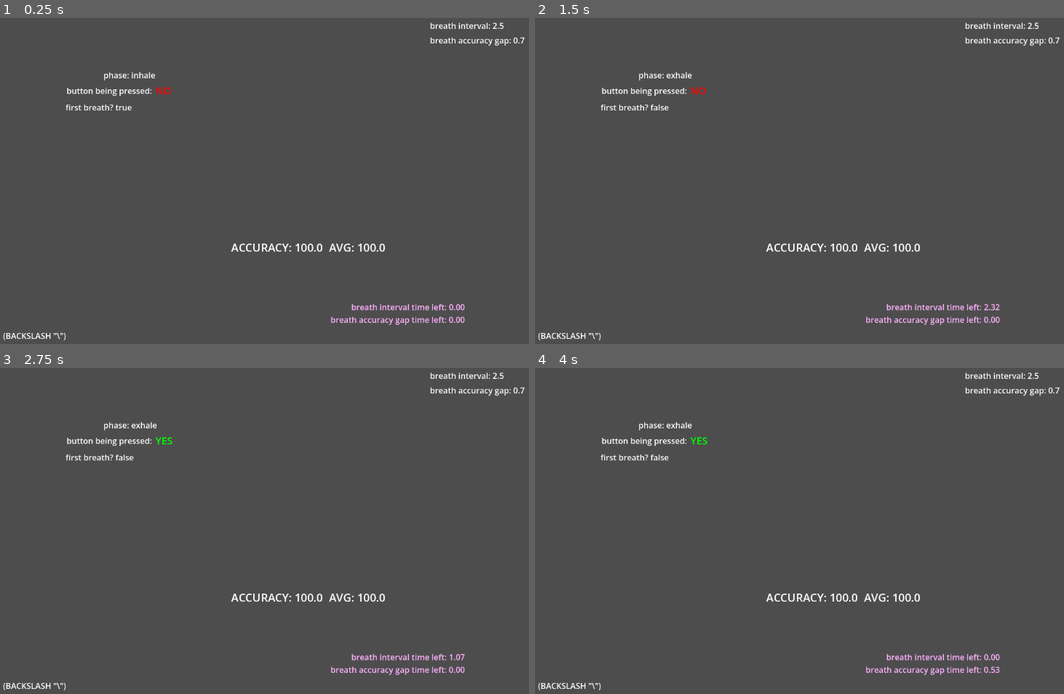
Above: before the commit, frames 1-4 (two rows, left to right).
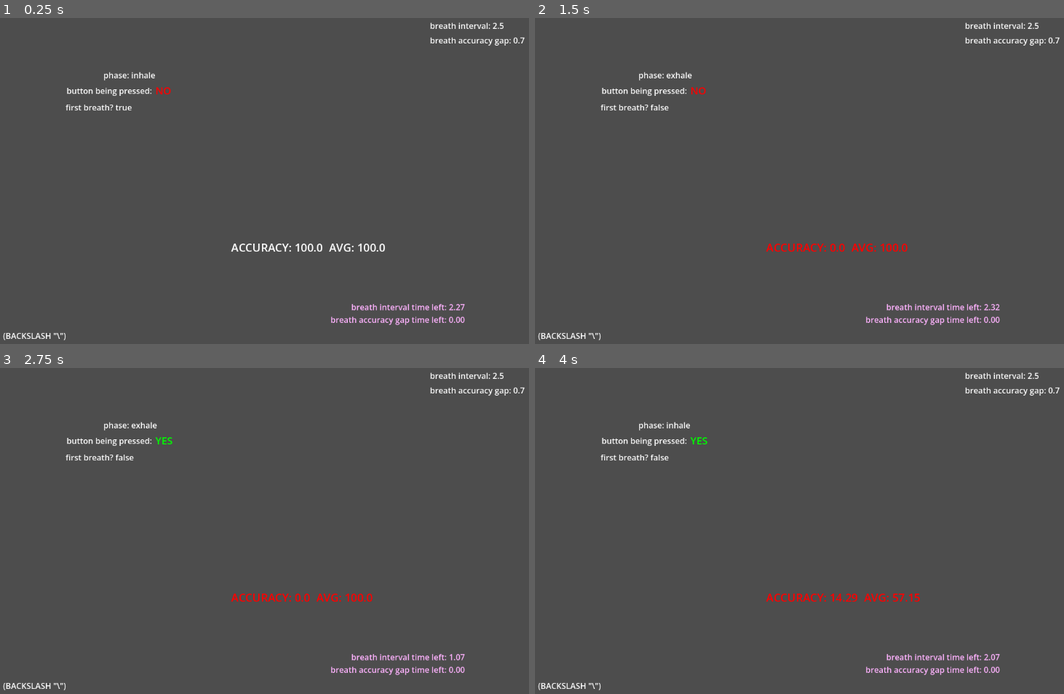
Above: after the commit, the same moments.

Repository: Xintegrate-Studios/cwu-breathing-mechanic
Game: Godot game, scene res://src/main/main.tscn
Two runs of this game, one before a commit and one after it. Both use one fixed random seed, a clock stepped at 60 frames per second and the inputs below.
Inputs:
- Up to frame 1 (0.25 s): no input
- Up to frame 2 (1.5 s): tap Enter at 0.5 s; hold Right 0.53-1.28 s; hold \ (input) 0.53-1.28 s; tap Space at 1.25 s; hold Down from 1.28 s (still down); tap \ (input) at 1.35 s
- Up to frame 3 (2.75 s): tap Enter at 2 s; release Down at 2.03 s; hold Right from 2.03 s (still down); hold \ (input) from 2.03 s (still down); tap Alt at 2.1 s
- Up to frame 4 (4 s): tap Space at 2.75 s; release Right at 2.78 s; release \ (input) at 2.78 s; hold Up 2.78-3.53 s; tap Shift at 2.85 s; tap \ (input) at 3.05 s; tap Enter at 3.5 s; hold Left from 3.53 s (still down); hold \ (input) from 3.53 s (still down)

The runs differ from the first frame. In frame 1, less than 0.1% of the frame differs, in the area x 84-88%, y 87-90%; in frame 2, 0.4%; in frame 3, 0.4%; in frame 4, 0.5%, in the area x 24-88%, y 16-94%.

Commit message:
more accuracy yh

Diff:
--- a/src/main/main.gd
+++ b/src/main/main.gd
@@ -8,16 +8,25 @@
 var hits_count : int = 0
 var cumulative_accuracy : float = 100.0
 
-var input_pressed : bool = false:
+var input_pressed: bool = false:
 	set(value):
 		input_pressed = value
-
 		if value:
 			$bool_buttonbeingpressed.modulate = Color(0.0, 1.0, 0.0, 1.0)
 			$bool_buttonbeingpressed.text = "YES"
 		else:
 			$bool_buttonbeingpressed.modulate = Color(1.0, 0.0, 0.0, 1.0)
 			$bool_buttonbeingpressed.text = "NO"
+
+# Track the accuracy window so we can compute accuracy even when
+# the player presses/releases before or after the Timer is running.
+var accuracy_window_active: bool = false
+var accuracy_window_start_ms: int = 0
+var accuracy_window_duration: float = 0.0
+var skip_next_accuracy: bool = false
+var skip_accuracy_threshold: float = 0.7
+# If the player is this factor * the ideal offset late, accuracy becomes 0.
+var late_zero_scale: float = 2.0
 
 func _process(_delta: float) -> void:
 	input_pressed = Input.is_action_pressed("input")
@@ -40,21 +49,51 @@
 		$infolbls/accuracy.modulate = Color(1.0, 1.0, 1.0, 1.0)
 
 
+func _ready() -> void:
+	# Start the breathing cycle automatically on scene ready.
+	$Timers/breath_interval.start()
+
+
 func _calculate_accuracy() -> float:
 	# Calculate accuracy as a percentage (0..100) based on how close
-	# the player's input was to the center of the accuracy window.
+	# the player's input time was to the center of the accuracy window.
 	# If it's the very first breath, return perfect score.
-	var t = $Timers/breath_accuracy_cap
 	if first_breath:
 		return 100.0
-	if t.wait_time <= 0.0:
-		return 0.0
-	var ideal = t.wait_time / 2.0
-	var tl = t.time_left
-	var dist = abs(tl - ideal)
-	var normalized = 0.0
-	if ideal > 0.0:
-		normalized = clamp(1.0 - (dist / ideal), 0.0, 1.0)
+
+	# Ensure we have a positive duration to measure against.
+	var duration = accuracy_window_duration
+	if duration <= 0.0:
+		return 0.0
+
+	var now_ms = Time.get_ticks_msec()
+	var center_ms = accuracy_window_start_ms + int(duration * 500.0)
+	var ideal_ms = int(duration * 500.0)
+	var dist_ms = abs(now_ms - center_ms)
+	if ideal_ms <= 0:
+		return 0.0
+	# If we're very late beyond the configured scale, it's instant zero.
+	if dist_ms > int(float(ideal_ms) * late_zero_scale):
+		return 0.0
+	var normalized = clamp(1.0 - (float(dist_ms) / (float(ideal_ms) * late_zero_scale)), 0.0, 1.0)
+	var percent = normalized * 100.0
+	return round(percent * 100.0) / 100.0
+
+
+func _compute_accuracy_for_window(start_ms: int, duration: float) -> float:
+	if first_breath:
+		return 100.0
+	if duration <= 0.0:
+		return 0.0
+	var now_ms = Time.get_ticks_msec()
+	var center_ms = start_ms + int(duration * 500.0)
+	var ideal_ms = int(duration * 500.0)
+	var dist_ms = abs(now_ms - center_ms)
+	if ideal_ms <= 0:
+		return 0.0
+	if dist_ms > int(float(ideal_ms) * late_zero_scale):
+		return 0.0
+	var normalized = clamp(1.0 - (float(dist_ms) / (float(ideal_ms) * late_zero_scale)), 0.0, 1.0)
 	var percent = normalized * 100.0
 	return round(percent * 100.0) / 100.0
 
@@ -72,43 +111,104 @@
 	# Validate inhale (button release - player stops holding)
 	elif Input.is_action_just_released("input") and breathing_phase == "inhale":
 		# For the very first inhale, allow success even if accuracy timer
-		# wasn't started. Clear `first_breath` only when inhale succeeds.
-		if $Timers/breath_accuracy_cap.time_left > 0.0 or first_breath:
-			# Compute accuracy before stopping the timer so time_left is valid
-			accuracy = _calculate_accuracy()
-			# update cumulative
+		# wasn't started. Also detect if the player acted near the end of
+		# the current interval — in that case compute accuracy against the
+		# upcoming accuracy window and skip it.
+		var interval_t = $Timers/breath_interval
+		if interval_t.time_left > 0.0 and interval_t.time_left <= skip_accuracy_threshold:
+			var future_start_ms = Time.get_ticks_msec() + int(interval_t.time_left * 1000)
+			accuracy = _compute_accuracy_for_window(future_start_ms, $Timers/breath_accuracy_cap.wait_time)
+			skip_next_accuracy = true
+			$Timers/breath_accuracy_cap.stop()
+			accuracy_window_active = false
+			# restart interval and accept as success
+			if first_breath or accuracy > 0.0:
+				total_score += accuracy
+				hits_count += 1
+				cumulative_accuracy = round((total_score / hits_count) * 100.0) / 100.0
+				print("hoorah - inhale (near-next) success - accuracy: " + str(accuracy) + "  AVG: " + str(cumulative_accuracy))
+				breathing_phase = "exhale"
+				first_breath = false
+				$Timers/breath_interval.start()
+			else:
+				print("goober - inhale (near-next) failed - accuracy: " + str(accuracy))
+			return
+		# otherwise compute against current/active window
+		accuracy = _calculate_accuracy()
+		if first_breath or accuracy > 0.0:
 			total_score += accuracy
 			hits_count += 1
 			cumulative_accuracy = round((total_score / hits_count) * 100.0) / 100.0
 			print("hoorah - inhale success - accuracy: " + str(accuracy) + "  AVG: " + str(cumulative_accuracy))
 			$Timers/breath_accuracy_cap.stop()
+			accuracy_window_active = false
 			breathing_phase = "exhale"
 			first_breath = false
 			$Timers/breath_interval.start()
 		else:
-			print("goober - inhale failed")
+			print("goober - inhale failed - accuracy: " + str(accuracy))
 
 	# Validate exhale (button press - player starts holding again)
 	elif Input.is_action_just_pressed("input") and breathing_phase == "exhale":
-		if $Timers/breath_accuracy_cap.time_left > 0.0:
-			# Compute accuracy based on when the player pressed during the
-			# accuracy window.
-			accuracy = _calculate_accuracy()
-			# update cumulative
+		# Detect acting near the interval end (skip-next behavior)
+		var interval_t = $Timers/breath_interval
+		if interval_t.time_left > 0.0 and interval_t.time_left <= skip_accuracy_threshold:
+			var future_start_ms = Time.get_ticks_msec() + int(interval_t.time_left * 1000)
+			accuracy = _compute_accuracy_for_window(future_start_ms, $Timers/breath_accuracy_cap.wait_time)
+			skip_next_accuracy = true
+			$Timers/breath_accuracy_cap.stop()
+			accuracy_window_active = false
+			if first_breath or accuracy > 0.0:
+				total_score += accuracy
+				hits_count += 1
+				cumulative_accuracy = round((total_score / hits_count) * 100.0) / 100.0
+				print("hoorah - exhale (near-next) success - accuracy: " + str(accuracy) + "  AVG: " + str(cumulative_accuracy))
+				breathing_phase = "inhale"
+				$Timers/breath_interval.start()
+			else:
+				print("goober - exhale (near-next) failed - accuracy: " + str(accuracy))
+			return
+		# otherwise compute against current/active window
+		accuracy = _calculate_accuracy()
+		if first_breath or accuracy > 0.0:
 			total_score += accuracy
 			hits_count += 1
 			cumulative_accuracy = round((total_score / hits_count) * 100.0) / 100.0
 			print("hoorah - exhale success - accuracy: " + str(accuracy) + "  AVG: " + str(cumulative_accuracy))
 			$Timers/breath_accuracy_cap.stop()
+			accuracy_window_active = false
 			breathing_phase = "inhale"
 			$Timers/breath_interval.start()
 		else:
-			print("goober - exhale failed")
+			print("goober - exhale failed - accuracy: " + str(accuracy))
 
 
 
 func _on_breath_interval_timeout() -> void:
+	# If flagged to skip the next accuracy window, don't start it —
+	# toggle phase and restart the interval to continue the cycle.
+	if skip_next_accuracy:
+		skip_next_accuracy = false
+		accuracy_window_active = false
+		if breathing_phase == "inhale":
+			breathing_phase = "exhale"
+		else:
+			breathing_phase = "inhale"
+		$Timers/breath_interval.start()
+		return
+
 	if breathing_phase == "inhale":
 		$Timers/breath_accuracy_cap.start()
+		accuracy_window_active = true
+		accuracy_window_start_ms = Time.get_ticks_msec()
+		accuracy_window_duration = $Timers/breath_accuracy_cap.wait_time
 	elif breathing_phase == "exhale":
 		$Timers/breath_accuracy_cap.start()
+		accuracy_window_active = true
+		accuracy_window_start_ms = Time.get_ticks_msec()
+		accuracy_window_duration = $Timers/breath_accuracy_cap.wait_time
+
+
+func _on_breath_accuracy_cap_timeout() -> void:
+	# Called when the accuracy window finishes on its own.
+	accuracy_window_active = false
